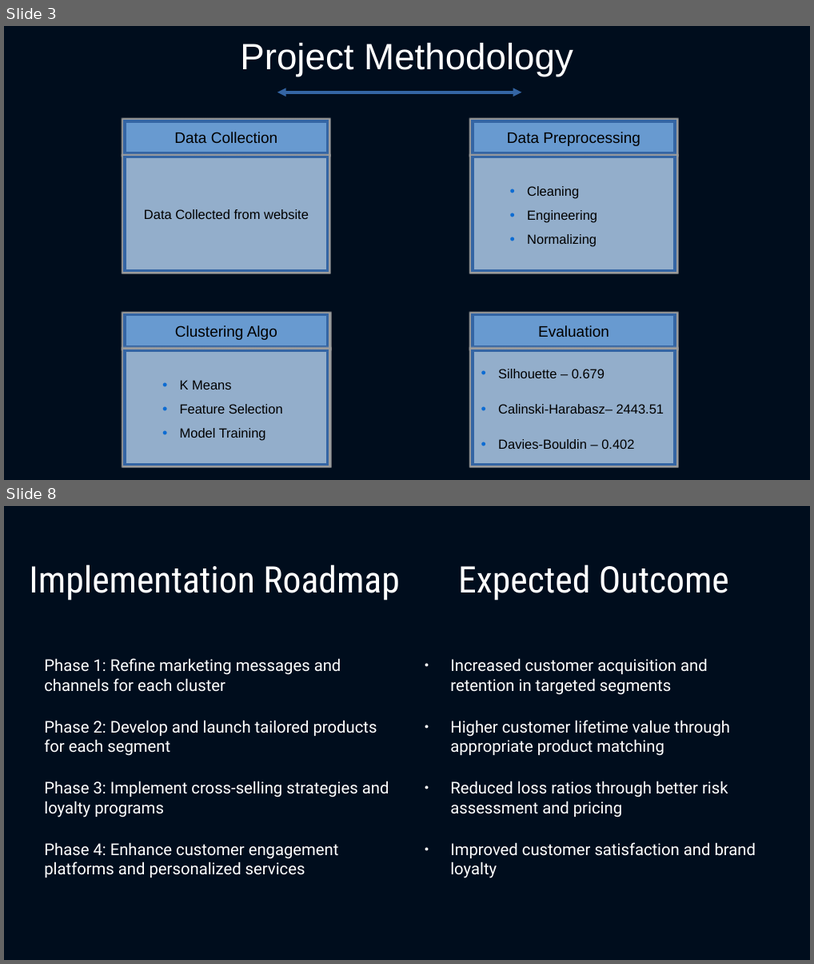
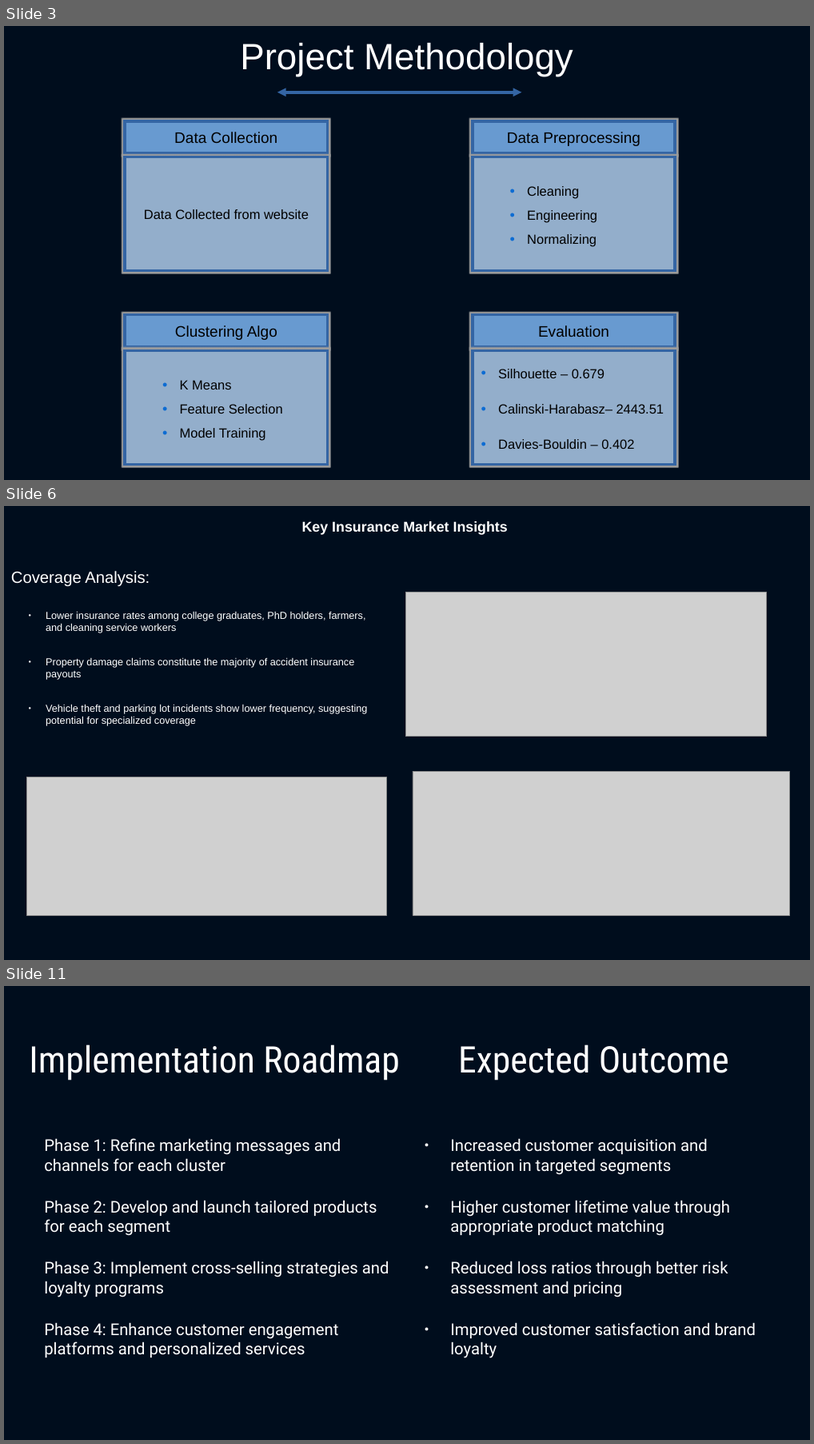
Before and after one commit to Santhosh-Analytics/Insurance_Analytics_Prediction, a slide deck: Data_Driven_Insights.pptx. Shown one above the other, each under a label of ours: slides 3 and 8 before the commit, slides 3, 6 and 11 after it; the slides between them are not shown. The pictures are 814x964 and 814x1444 pixels, drawn with LibreOffice and Linux fonts; fonts in the diff are those of the drawing; grey boxes stand for pictures. Boxes give left, top, right and bottom in pixels: in the first picture for what was removed or moved away, otherwise in the second. Text is boxed around its words. In the diff, an @@ line names an element or a change of style, - is before the commit and + after.

```diff
--- a/Data_Driven_Insights.pptx
+++ b/Data_Driven_Insights.pptx
@@ slide 6 added at (4,506,810,960), background #000D1D @@
@@ text added at (302,521,508,535), 14 pt, text #FFFFFF, bold @@
+Key Insurance Market Insights
@@ text added at (11,571,367,726), 10 pt, text #FFFFFF @@
+Coverage Analysis:
+  ● Lower insurance rates among college graduates, PhD holders, farmers, and cleaning service workers
+  ● Property damage claims constitute the majority of accident insurance payouts
+  ● Vehicle theft and parking lot incidents show lower frequency, suggesting potential for specialized coverage
@@ picture added at (406,592,767,736) @@
@@ picture added at (26,777,386,915) @@
@@ picture added at (413,771,790,915) @@
@@ what was slide 8 is now slide 11 @@
```
Also in this commit, not shown: 4 slides changed, 2 other slides added, 5 other files.
